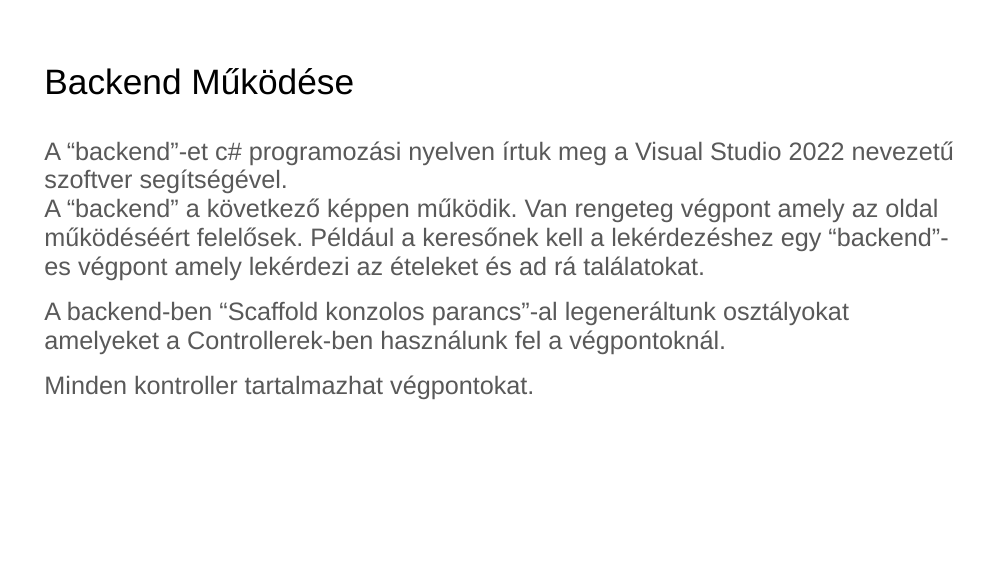
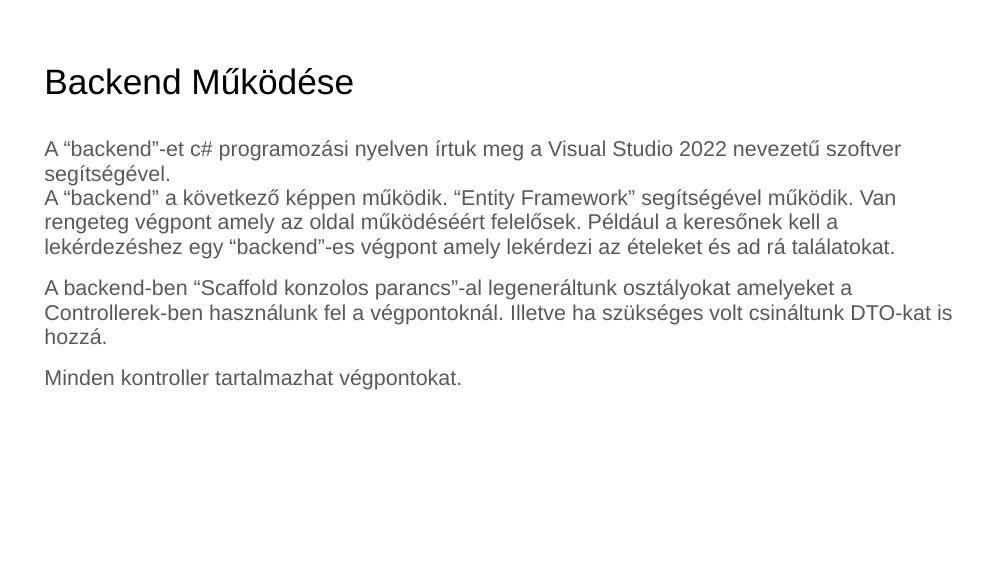
Before and after one commit to kirschg/Etelfutar, a slide deck: slide 5 of etelfutar_ppt_uj.pptx. Drawn at 1008x567 pixels with LibreOffice and Linux fonts; fonts in the diff are those of the drawing; background and template pictures are left out. Boxes give left, top, right and bottom in pixels: in the first picture for what was removed or moved away, otherwise in the second. Text is boxed around its words. In the diff, an @@ line names an element or a change of style, - is before the commit and + after.

```diff
--- a/etelfutar_ppt_uj.pptx
+++ b/etelfutar_ppt_uj.pptx
@@ text at (44, 140, 901, 390): size 18 to 15.3 pt in "A “backend”-et c# programozási nyelven írtuk meg ...", "Minden kontroller tartalmazhat végpontokat." @@
@@ text at (44, 189, 952, 344): text changed; size 18 to 15.3 pt @@
-A “backend” a következő képpen működik. Van rengeteg végpont amely az oldal működéséért felelősek. Például a keresőnek kell a lekérdezéshez egy “backend”-es végpont amely lekérdezi az ételeket és ad rá találatokat.
-A backend-ben “Scaffold konzolos parancs”-al legeneráltunk osztályokat amelyeket a Controllerek-ben használunk fel a végpontoknál.
+A “backend” a következő képpen működik. “Entity Framework” segítségével működik. Van rengeteg végpont amely az oldal működéséért felelősek. Például a keresőnek kell a lekérdezéshez egy “backend”-es végpont amely lekérdezi az ételeket és ad rá találatokat.
+A backend-ben “Scaffold konzolos parancs”-al legeneráltunk osztályokat amelyeket a Controllerek-ben használunk fel a végpontoknál. Illetve ha szükséges volt csináltunk DTO-kat is hozzá.
```
Also in this commit, not shown: 1 other slide changed, 3 slides added, 1 slide removed.
